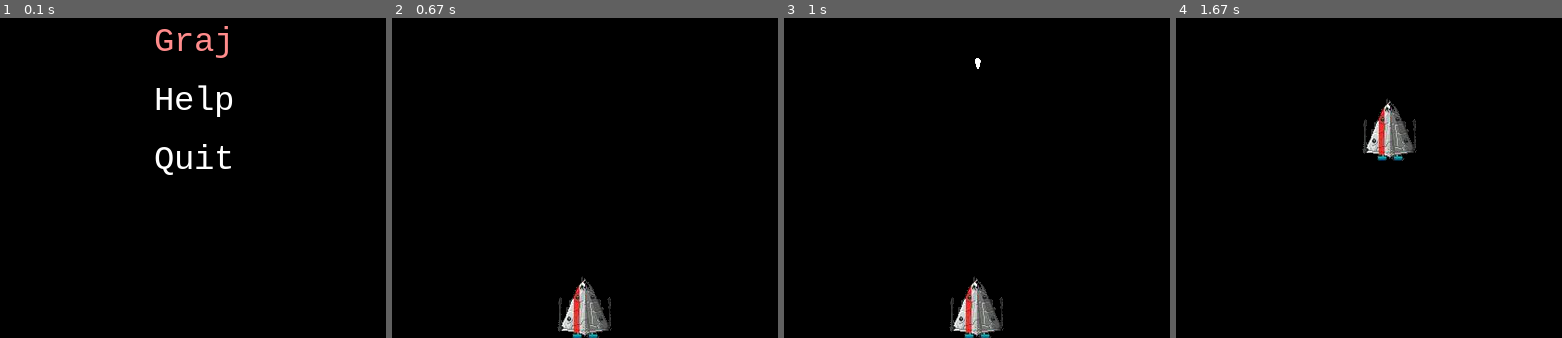
Above: before the commit, frames 1-4 (left to right).
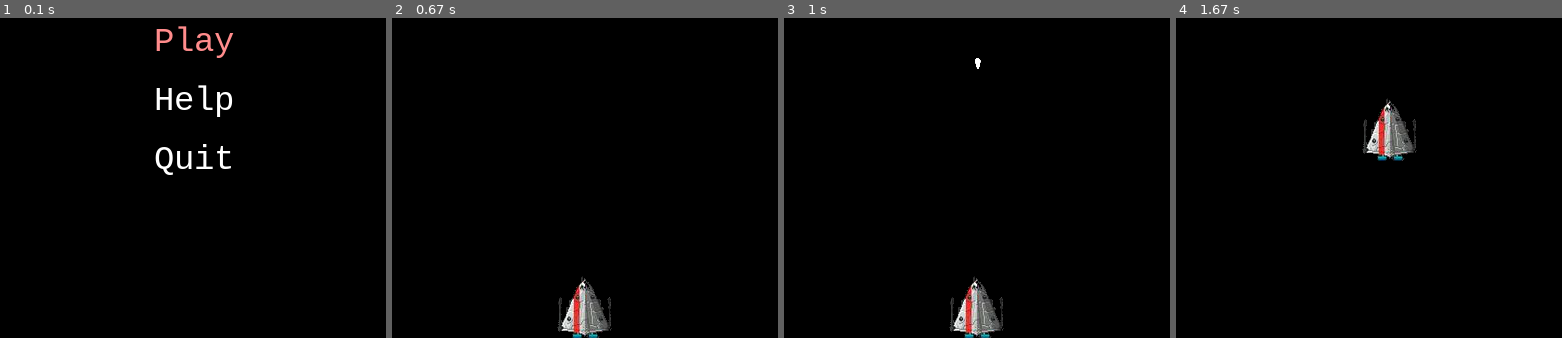
Above: after the commit, the same moments.

Repository: MikolajPrzygoda/space-invaders
Game: pygame game, started from main.py
The game is run twice, just before and just after one commit, with the same random seed, the same clock (stepped at 60 frames per second) and the same inputs.
Inputs:
- Up to frame 1 (0.1 s): no input
- Up to frame 2 (0.67 s): tap Enter at 0.33 s
- Up to frame 3 (1 s): tap Space at 0.67 s
- Up to frame 4 (1.67 s): hold W 1-1.47 s; tap Space at 1.07, 1.37, 1.57 s; hold D from 1.5 s (still down)
The pictures show only the part of the screen within x 24-74%, y 50-100%; the shares and areas given below are measured in that part.

The runs differ from the first frame. In frame 1, 0.5% of the frame differs, in the area x 40-61%, y 2-13%; in frame 2, nothing differs; in frame 3, nothing differs; in frame 4, nothing differs.

Commit message:
Add help screen accessible from main menu

Diff:
--- a/main.py
+++ b/main.py
@@ -1,5 +1,5 @@
 import pygame
-from scripts.Scene import MainMenuScene, Level1Scene
+from scripts.Scene import MainMenuScene, HelpScreenScene, Level1Scene
 
 
 class Game:
@@ -13,15 +13,15 @@
         self.currentScene = None
         self.isRunning = True
         self.scenes = dict(
-            mainMenu=MainMenuScene(self),
-            # pauseMenu=PauseMenuScene(self),
+            menu=MainMenuScene(self),
+            help=HelpScreenScene(self),
             level1=Level1Scene(self)
         )
 
     def run(self):
         self.screen.fill(self.backgroundColor)
+        self.handleEvents()
 
-        self.handleEvents()
         self.currentScene.tick()
 
         self.clock.tick(self.fps)
@@ -32,17 +32,10 @@
             if event.type == pygame.QUIT:
                 self.isRunning = False
                 break
-            # ------------KeyDownEvents--------------
             elif event.type == pygame.KEYDOWN:
                 if event.key == pygame.K_ESCAPE:
                     self.isRunning = False
                     break
-            # ---------------------------------------
-
-            # -------------KeyUpEvents---------------
-            elif event.type == pygame.KEYUP:
-                pass
-            # ---------------------------------------
 
             game.currentScene.handleEvent(event)
 
@@ -56,8 +49,7 @@
 pygame.init()
 
 game = Game()
-# game.setCurrentScene("level1")
-game.setCurrentScene("mainMenu")
+game.setCurrentScene("menu")
 while game.isRunning:
     game.run()
 
--- a/scripts/GameObjectClasses.py
+++ b/scripts/GameObjectClasses.py
@@ -57,7 +57,8 @@
         super().__init__(gameInstance)
         self.width = 60
         self.height = 65
-        self.image = pygame.Surface((self.width, self.height))
+        self.image = pygame.Surface((self.width, self.height)).convert_alpha()
+        self.image.fill((0, 0, 0, 0))
         self.image.blit(image, (0, 0), (145, 25, self.width, self.height))
         self.rect = self.image.get_rect()
         self.rect.move_ip((self.gameInstance.width - self.width)/2, self.gameInstance.height - self.height)
--- a/scripts/Menu.py
+++ b/scripts/Menu.py
@@ -3,12 +3,16 @@
 
 class Menu:
     class Item:
-        def __init__(self, itemString: str, sceneName: str, font: pygame.font, textColor, backgroundColor):
+        def __init__(self, itemString: str, sceneName: str, font: pygame.font,
+                     textColor=(255, 255, 255), backgroundColor=(0, 0, 0)):
             self.text = itemString
             self.sceneName = sceneName
             self.font = font
             self.textColor = textColor
             self.backgroundColor = backgroundColor
+
+        def getSurface(self):
+            return self.font.render(self.text, 1, self.textColor, self.backgroundColor)
 
     def __init__(self, gameInstance, title: str):
         self.gameInstance = gameInstance
@@ -65,7 +69,7 @@
         y += self.titleBottomPadding + titleSurface.get_rect().height
 
         for item in self.items:
-            itemSurface = item.font.render(item.text, 1, item.textColor, item.backgroundColor)
+            itemSurface = item.getSurface()
 
             itemW, itemH = itemSurface.get_rect().size
             x = (self.gameInstance.width - itemW)/2
@@ -75,9 +79,11 @@
 
     def activate(self):
         scene = self.activeItem.sceneName
+        validScenes = ["help", "level1"]
         if scene == "quit":
             self.gameInstance.isRunning = False
-        elif scene == "level1":
+        if scene in validScenes:
             self.gameInstance.setCurrentScene(scene)
         else:
             print("No action assined to menu item 'sceneName' string")
+            print("Valid strings: ", validScenes)
--- a/scripts/Scene.py
+++ b/scripts/Scene.py
@@ -27,7 +27,7 @@
 
     def load(self):
         self.menu = Menu(self.gameInstance, "Space Invaders")
-        self.menu.addItem("Graj", "level1")
+        self.menu.addItem("Play", "level1")
         self.menu.addItem("Help", "help")
         self.menu.addItem("Quit", "quit")
 
@@ -67,7 +67,6 @@
             "enemy": pygame.image.load("assets/alienShip2.png").convert_alpha(),
             "projectile": pygame.image.load("assets/projectile.png").convert_alpha()
         }
-        pygame.display.get_surface().blit(self.images["player"], (0, 0))
         self.gameObjects["player"] = Player(self.gameInstance, self.images["player"])
         self.gameObjects["enemies"].append(Enemy(self.gameInstance, self.images["enemy"], 300, 0))
 
@@ -86,7 +85,6 @@
 
     def tick(self):
         # remove offscreen projectiles
-        print(len(self.gameObjects["playerProjectiles"]))
         for i in range(len(self.gameObjects["playerProjectiles"])):
             if self.gameObjects["playerProjectiles"][i].rect.y < -self.gameObjects["playerProjectiles"][i].height:
                 del self.gameObjects["playerProjectiles"][i]
@@ -100,3 +98,42 @@
             gameObject.update()
             gameObject.handleInput()
             gameObject.draw()
+
+
+class HelpScreenScene(Scene):
+    def __init__(self, gameInstance):
+        super().__init__(gameInstance)
+        self.labels = None
+        self.font = None
+        self.textColor = None
+        self.bgrColor = None
+
+    def load(self):
+        self.labels = list()
+        self.font = pygame.font.SysFont("monospace", 20)
+        self.textColor = (255, 255, 255)
+        self.bgrColor = (0, 0, 0)
+        self.labels.append(Menu.Item("Sterowanie statkiem: w/s/a/d", "", self.font))
+        self.labels.append(Menu.Item("Przelaczanie strzelania: spacja", "", self.font))
+        self.labels.append(Menu.Item("Wybor opcji menu: spacja / enter", "", self.font))
+        self.labels.append(Menu.Item("Nacisnij 'q' aby wrocic z tego ekranu", "", self.font))
+
+    def unload(self):
+        self.labels = None
+        self.font = None
+        self.textColor = None
+        self.bgrColor = None
+
+    def handleEvent(self, event):
+        if event.type == pygame.KEYDOWN:
+            if event.key == pygame.K_q:
+                self.gameInstance.setCurrentScene("menu")
+
+    def tick(self):
+        screenPadding = 40
+        itemBottomPadding = 20
+        x, y = screenPadding, screenPadding
+        for label in self.labels:
+            surf = label.getSurface()
+            self.gameInstance.screen.blit(surf, (x, y))
+            y += surf.get_rect().height + itemBottomPadding
